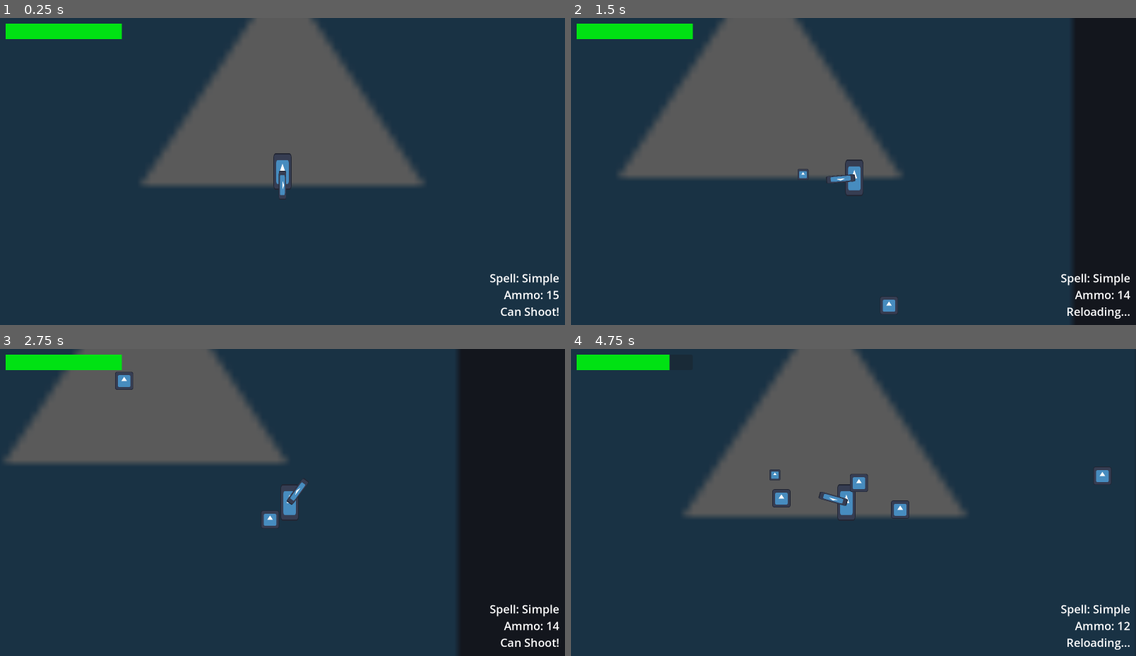
Above: before the commit, frames 1-4 (two rows, left to right).
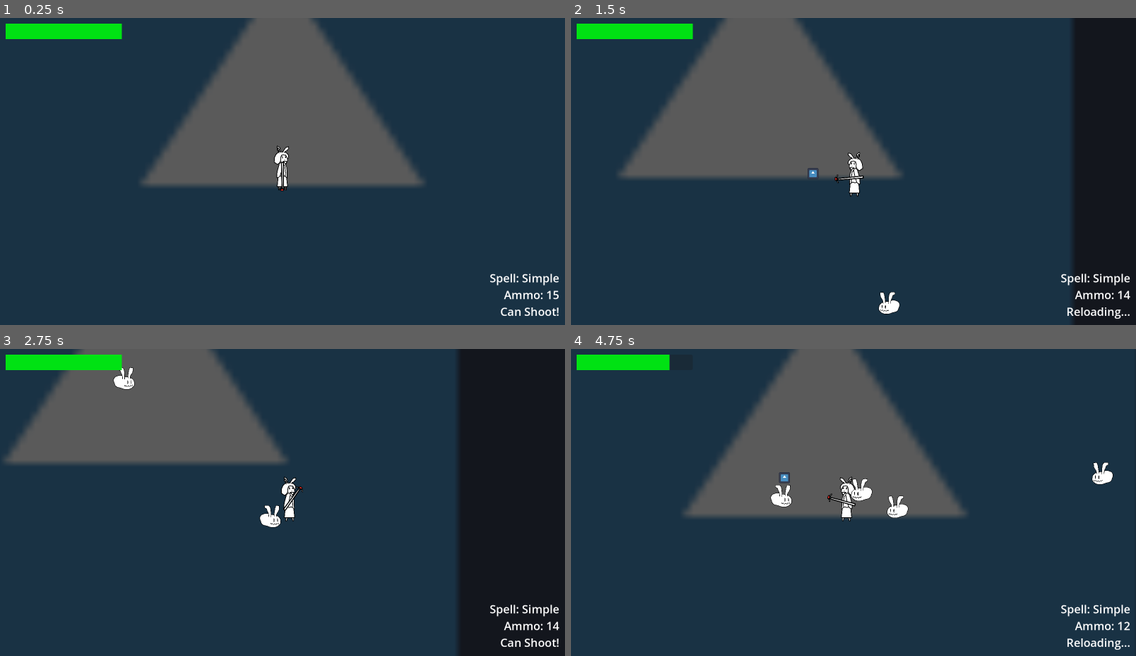
Above: after the commit, the same moments.

Repository: AgilMonkey/Wild-Bun-Magic
Game: Godot game, scene res://levels/main_test_scene/main_test_scene.tscn
The game is run twice, just before and just after one commit, with the same random seed, the same clock (stepped at 60 frames per second) and the same inputs. The engine's default icon, where the game draws it, is replaced by a stand-in: a white triangle on a blue panel in a dark square.
Inputs (mouse positions are in pixels of both pictures, inside the frame that each line leads up to):
- Up to frame 1 (0.25 s): no input
- Up to frame 2 (1.5 s): tap Enter at 0.5 s; move the mouse to (977, 156) at 0.52 s; hold D (move_right) 0.53-1.28 s; tap Shift (dash) at 0.6 s; move the mouse to (740, 186) at 1.27 s; hold S (move_down) from 1.28 s (still down); click (740, 186) at 1.35 s
- Up to frame 3 (2.75 s): move the mouse to (339, 434) at 2.02 s; release S (move_down) at 2.03 s; hold D (move_right) from 2.03 s (still down); tap Shift (dash) at 2.1 s
- Up to frame 4 (4.75 s): move the mouse to (825, 563) at 2.77 s; release D (move_right) at 2.78 s; hold W (move_up) 2.78-3.53 s; click (825, 563) at 2.85 s; move the mouse to (1023, 548) at 3.52 s; hold A (move_left) from 3.53 s (still down); tap Shift (dash) at 3.6 s; move the mouse to (684, 456) at 4.27 s; click (684, 456) at 4.35 s

The runs differ from the first frame. In frame 1, 0.4% of the frame differs, in the area x 48-52%, y 41-59%; in frame 2, 0.8%; in frame 3, 0.8%; in frame 4, 1.5%, in the area x 35-96%, y 36-57%.

Commit message:
Make player, enemy, and wand art. Also animate them

Diff:
--- a/entities/bullet/bullet.gd
+++ b/entities/bullet/bullet.gd
@@ -2,6 +2,7 @@
 extends Node2D
 
 
+@export var damage: int = 25
 var velocity: Vector2
 
 
@@ -10,4 +11,6 @@
 
 
 func _on_attackbox_component_on_hit(_hitbox: HitboxComponent) -> void:
+	if _hitbox.get_parent().is_in_group("player"): return
+	_hitbox.damage(damage)
 	queue_free()
--- a/entities/bullet/bullet.tscn
+++ b/entities/bullet/bullet.tscn
@@ -7,7 +7,7 @@
 [sub_resource type="CircleShape2D" id="CircleShape2D_5h0jh"]
 radius = 26.0192
 
-[node name="Bullet" type="Node2D"]
+[node name="PlayerBullet" type="Node2D"]
 script = ExtResource("1_2kyv7")
 
 [node name="Icon" type="Sprite2D" parent="."]
@@ -15,6 +15,7 @@
 texture = ExtResource("1_78c8h")
 
 [node name="AttackboxComponent" parent="." instance=ExtResource("3_5h0jh")]
+is_damage_by_itself = false
 
 [node name="CollisionShape2D" type="CollisionShape2D" parent="AttackboxComponent"]
 shape = SubResource("CircleShape2D_5h0jh")
--- a/entities/enemies/Enemy.tscn
+++ b/entities/enemies/Enemy.tscn
@@ -1,13 +1,14 @@
-[gd_scene load_steps=12 format=3 uid="uid://bl0spk6gymtey"]
+[gd_scene load_steps=13 format=3 uid="uid://bl0spk6gymtey"]
 
 [ext_resource type="Script" uid="uid://dhopvrh0xvdq4" path="res://entities/enemies/enemy.gd" id="1_iplvi"]
-[ext_resource type="Texture2D" uid="uid://cthw2iuwsc3ka" path="res://icon.svg" id="1_nwexf"]
 [ext_resource type="PackedScene" uid="uid://dbb54nr1beapg" path="res://entities/health_drop/health_drop.tscn" id="2_kg1dj"]
 [ext_resource type="PackedScene" uid="uid://ctqbx520r1gsq" path="res://commons/attackbox/attackbox_component.tscn" id="2_paah2"]
 [ext_resource type="Script" uid="uid://bfgcawdmt8vox" path="res://entities/enemies/follow_player.gd" id="3_82qr8"]
+[ext_resource type="Texture2D" uid="uid://4ug6y6vsnpfm" path="res://entities/player/assets/enemy.png" id="3_kg1dj"]
 [ext_resource type="Script" uid="uid://cl5g6pwsy7x6j" path="res://entities/enemies/simple_attacking.gd" id="4_rfvys"]
 [ext_resource type="Script" uid="uid://ctvcfg16g1pkt" path="res://commons/health/health_component.gd" id="5_i8idp"]
 [ext_resource type="Script" uid="uid://d2ssuuarj6kcv" path="res://commons/hitbox/hitbox_component.gd" id="6_ae7xc"]
+[ext_resource type="Script" uid="uid://ck82pbmrvnc4n" path="res://entities/enemies/enemy_animation.gd" id="9_oxdrg"]
 
 [sub_resource type="CircleShape2D" id="CircleShape2D_nwexf"]
 radius = 32.0
@@ -20,13 +21,16 @@
 
 [node name="Enemy" type="CharacterBody2D" groups=["enemy"]]
 collision_layer = 2
+collision_mask = 3
 motion_mode = 1
 script = ExtResource("1_iplvi")
 health_pickup_instance = ExtResource("2_kg1dj")
+chance_to_drop_health = 0.05
 
-[node name="Sprite2D" type="Sprite2D" parent="."]
-scale = Vector2(0.5, 0.5)
-texture = ExtResource("1_nwexf")
+[node name="EnemySprite" type="Sprite2D" parent="."]
+position = Vector2(0, -8)
+scale = Vector2(0.08, 0.08)
+texture = ExtResource("3_kg1dj")
 
 [node name="CollisionShape2D" type="CollisionShape2D" parent="."]
 shape = SubResource("CircleShape2D_nwexf")
@@ -62,4 +66,8 @@
 [node name="CollisionShape2D" type="CollisionShape2D" parent="HitboxComponent"]
 shape = SubResource("RectangleShape2D_ae7xc")
 
+[node name="EnemyAnimation" type="Node2D" parent="." node_paths=PackedStringArray("enemy_sprite")]
+script = ExtResource("9_oxdrg")
+enemy_sprite = NodePath("../EnemySprite")
+
 [connection signal="health_reached_zero" from="HealthComponent" to="." method="_on_health_component_health_reached_zero"]
--- /dev/null
+++ b/entities/enemies/enemy_animation.gd
@@ -0,0 +1,11 @@
+extends Node2D
+
+
+@export var enemy_sprite: Sprite2D
+
+@onready var player: Node2D = get_tree().get_first_node_in_group("player")
+
+
+func _process(delta: float) -> void:
+	var to_player = player.global_position - global_position
+	enemy_sprite.flip_h = to_player.x > 0
--- /dev/null
+++ b/entities/player/logics/player_animation.gd
@@ -0,0 +1,11 @@
+extends Node
+
+
+@export var player_staff: Node2D
+@export var player_sprite: Sprite2D
+
+
+func _process(delta: float) -> void:
+	var mouse_position = get_parent().get_global_mouse_position()
+	var to_mouse = mouse_position - get_parent().global_position
+	player_sprite.flip_h = to_mouse.x < 0
--- a/entities/player/player.tscn
+++ b/entities/player/player.tscn
@@ -1,22 +1,24 @@
-[gd_scene load_steps=13 format=3 uid="uid://dhl552xt6p4c1"]
+[gd_scene load_steps=15 format=3 uid="uid://dhl552xt6p4c1"]
 
-[ext_resource type="Texture2D" uid="uid://cthw2iuwsc3ka" path="res://icon.svg" id="1_8afob"]
-[ext_resource type="Script" uid="uid://cad367hljg53x" path="res://entities/player/player.gd" id="1_qiwj3"]
-[ext_resource type="Script" uid="uid://y04u7tfbluw2" path="res://entities/player/player_movement.gd" id="2_dovo2"]
-[ext_resource type="Script" uid="uid://d2xqhqa7tnsor" path="res://entities/player/player_staff.gd" id="3_gmlin"]
+[ext_resource type="Script" uid="uid://cad367hljg53x" path="res://entities/player/logics/player.gd" id="1_qiwj3"]
+[ext_resource type="Texture2D" uid="uid://dt1lwxcvfm7h5" path="res://entities/player/assets/player.png" id="2_7thud"]
+[ext_resource type="Script" uid="uid://y04u7tfbluw2" path="res://entities/player/logics/player_movement.gd" id="2_dovo2"]
+[ext_resource type="Script" uid="uid://d2xqhqa7tnsor" path="res://entities/player/logics/player_staff.gd" id="3_gmlin"]
 [ext_resource type="Script" uid="uid://ncbf2pf4v4m4" path="res://entities/spells/simple_spell/simple_spell.gd" id="4_bls4j"]
 [ext_resource type="Script" uid="uid://ckiwrkpyugv3q" path="res://entities/spells/shotgun_spell/shotgun_spell.gd" id="5_8fjmc"]
 [ext_resource type="Script" uid="uid://ctvcfg16g1pkt" path="res://commons/health/health_component.gd" id="6_8fjmc"]
+[ext_resource type="Texture2D" uid="uid://carwpcdxmobmf" path="res://entities/player/assets/tongkat.png" id="7_7thud"]
 [ext_resource type="Script" uid="uid://d2ssuuarj6kcv" path="res://commons/hitbox/hitbox_component.gd" id="8_26q78"]
-[ext_resource type="Script" uid="uid://c3pbprpuaguim" path="res://entities/player/player_ui_stuff.gd" id="9_bectd"]
+[ext_resource type="Script" uid="uid://c3pbprpuaguim" path="res://entities/player/logics/player_ui_stuff.gd" id="9_bectd"]
 [ext_resource type="Script" uid="uid://b6x84glu53ptq" path="res://commons/controllers/character_body_move_stuff.gd" id="10_wvtmh"]
+[ext_resource type="Script" uid="uid://cs1vxy5t8bgst" path="res://entities/player/logics/player_animation.gd" id="12_a1qjk"]
 
 [sub_resource type="RectangleShape2D" id="RectangleShape2D_8afob"]
-size = Vector2(48, 105)
+size = Vector2(35, 95.5)
 
 [sub_resource type="CapsuleShape2D" id="CapsuleShape2D_26q78"]
-radius = 26.0
-height = 116.0
+radius = 16.0
+height = 104.0
 
 [node name="Player" type="CharacterBody2D" groups=["player"]]
 motion_mode = 1
@@ -27,15 +29,15 @@
 position_smoothing_enabled = true
 position_smoothing_speed = 10.0
 
-[node name="Gfx" type="Sprite2D" parent="."]
-scale = Vector2(0.5, 1)
-texture = ExtResource("1_8afob")
+[node name="PlayerSprite" type="Sprite2D" parent="."]
+position = Vector2(0, -9)
+scale = Vector2(0.169444, 0.169444)
+texture = ExtResource("2_7thud")
 
 [node name="CollisionShape2D" type="CollisionShape2D" parent="."]
-position = Vector2(0, 11.5)
+position = Vector2(-1.5, 18.75)
 shape = SubResource("RectangleShape2D_8afob")
 debug_color = Color(0, 0.6, 0.701961, 0)
-metadata/_edit_lock_ = true
 
 [node name="PlayerMovement" type="Node" parent="."]
 script = ExtResource("2_dovo2")
@@ -44,13 +46,16 @@
 script = ExtResource("3_gmlin")
 all_spells = Array[GDScript]([ExtResource("4_bls4j"), ExtResource("5_8fjmc")])
 
-[node name="WeaponSprite" type="Sprite2D" parent="PlayerStaff"]
-position = Vector2(48, 0)
-scale = Vector2(0.796875, 0.203125)
-texture = ExtResource("1_8afob")
+[node name="SpritePivot" type="Node2D" parent="PlayerStaff"]
+
+[node name="WeaponSprite" type="Sprite2D" parent="PlayerStaff/SpritePivot"]
+position = Vector2(-33, 1.19209e-07)
+scale = Vector2(0.25, 0.25)
+texture = ExtResource("7_7thud")
+offset = Vector2(212.619, -4.52381)
 
 [node name="SpellCastPoint" type="Node2D" parent="PlayerStaff"]
-position = Vector2(99, 0)
+position = Vector2(64, 0)
 script = ExtResource("4_bls4j")
 
 [node name="HealthComponent" type="Node" parent="."]
@@ -58,11 +63,13 @@
 metadata/_custom_type_script = "uid://ctvcfg16g1pkt"
 
 [node name="HitboxComponent" type="Area2D" parent="." node_paths=PackedStringArray("health")]
+position = Vector2(0, 14)
 script = ExtResource("8_26q78")
 health = NodePath("../HealthComponent")
 metadata/_custom_type_script = "uid://d2ssuuarj6kcv"
 
 [node name="CollisionShape2D" type="CollisionShape2D" parent="HitboxComponent"]
+position = Vector2(0, -1)
 shape = SubResource("CapsuleShape2D_26q78")
 debug_color = Color(0, 0.643416, 0.300425, 0.42)
 
@@ -73,4 +80,9 @@
 [node name="CharacterBodyMoveStuff" type="Node" parent="."]
 script = ExtResource("10_wvtmh")
 
+[node name="PlayerAnimation" type="Node" parent="." node_paths=PackedStringArray("player_staff", "player_sprite")]
+script = ExtResource("12_a1qjk")
+player_staff = NodePath("../PlayerStaff")
+player_sprite = NodePath("../PlayerSprite")
+
 [connection signal="health_reached_zero" from="HealthComponent" to="." method="_on_health_component_health_reached_zero"]
--- a/project.godot
+++ b/project.godot
@@ -73,3 +73,4 @@
 
 renderer/rendering_method="gl_compatibility"
 renderer/rendering_method.mobile="gl_compatibility"
+anti_aliasing/quality/screen_space_aa=1
Not shown, added: entities/enemies/enemy_animation.gd.uid
Binary file added: entities/player/assets/enemy.png
Not shown, added: entities/player/assets/enemy.png.import
Binary file added: entities/player/assets/player.png
Not shown, added: entities/player/assets/player.png.import
Binary file added: entities/player/assets/tongkat.png
Not shown, added: entities/player/assets/tongkat.png.import
Renamed: entities/player/player.gd -> entities/player/logics/player.gd
Renamed: entities/player/player.gd.uid -> entities/player/logics/player.gd.uid
Not shown, added: entities/player/logics/player_animation.gd.uid
Renamed: entities/player/player_movement.gd -> entities/player/logics/player_movement.gd
Renamed: entities/player/player_movement.gd.uid -> entities/player/logics/player_movement.gd.uid
(and 11 more such lines)
